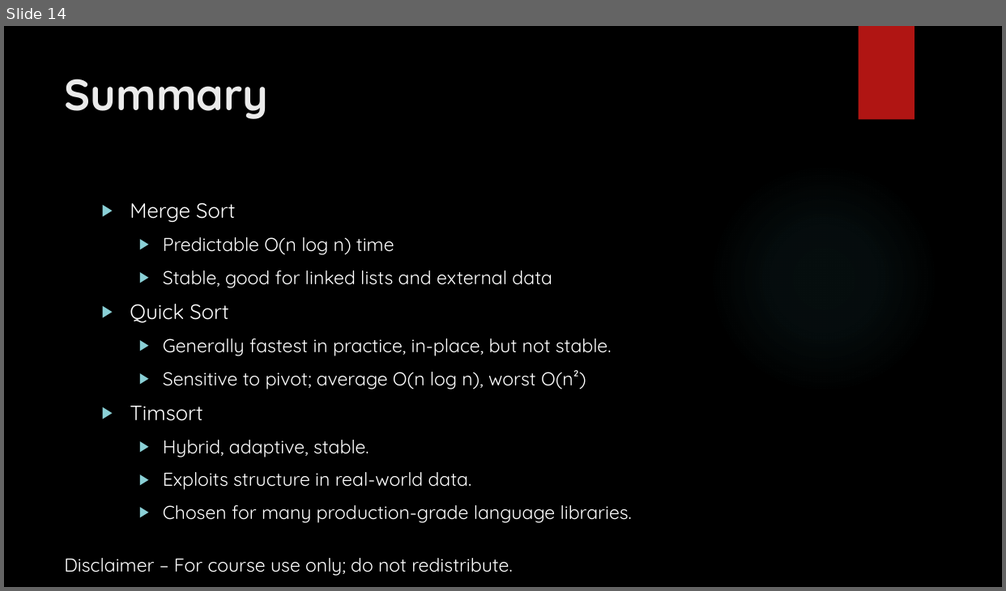
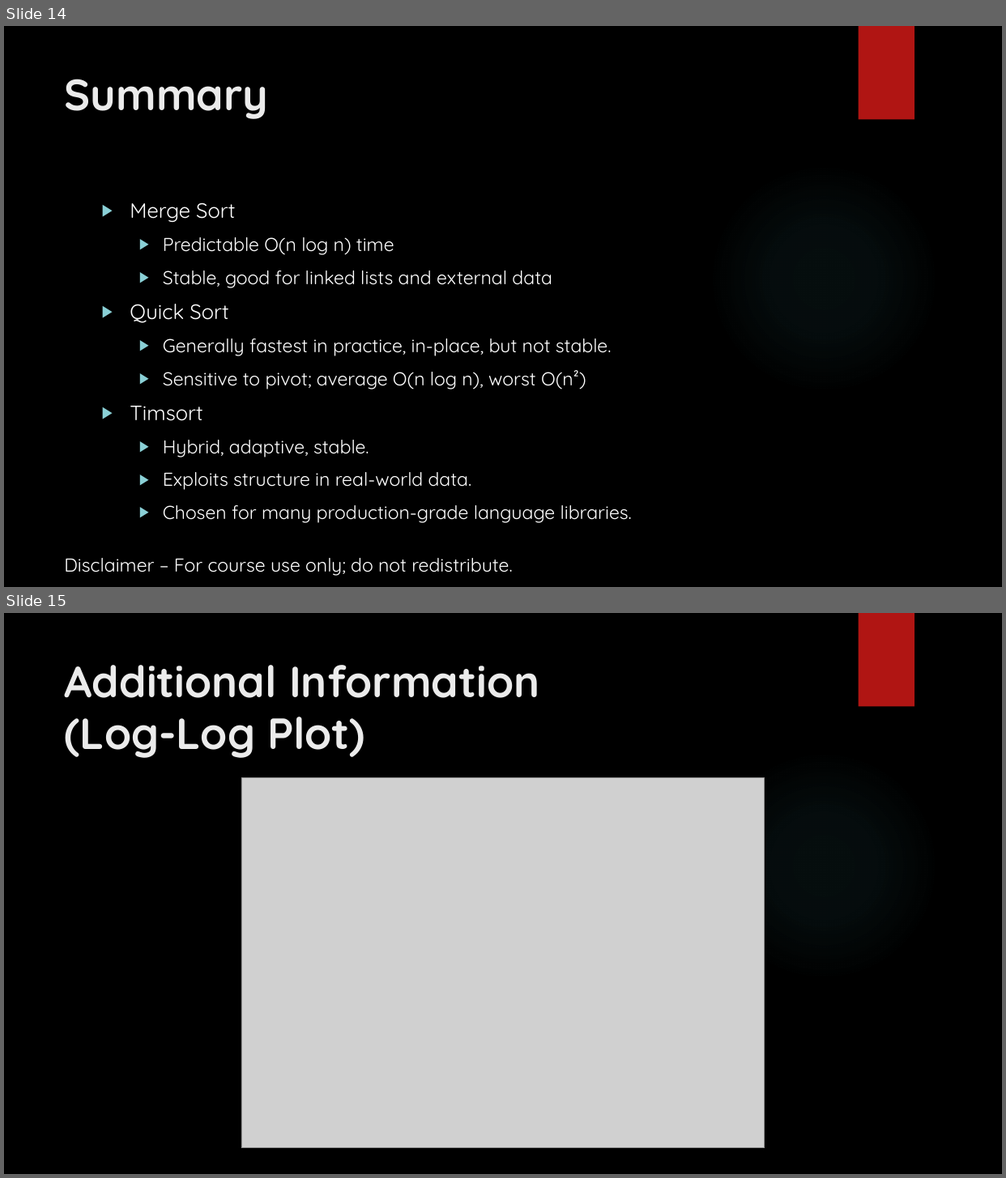
Before and after one commit to brpuneet898/mtech-oops-course-material, a slide deck: Week7/Week7_Slides.pptx. Shown one above the other, each under a label of ours: slide 14 before the commit, slides 14 and 15 after it. The pictures are 1006x591 and 1006x1178 pixels, drawn with LibreOffice and Linux fonts; fonts in the diff are those of the drawing; grey boxes stand for pictures; background and template pictures are left out. Boxes give left, top, right and bottom in pixels: in the first picture for what was removed or moved away, otherwise in the second. Text is boxed around its words. In the diff, an @@ line names an element or a change of style, - is before the commit and + after.

Commit message:
updated log log plot

```diff
--- a/Week7/Week7_Slides.pptx
+++ b/Week7/Week7_Slides.pptx
@@ slide 15 added at box(4, 613, 1002, 1174), background picture (left out); not listed: 2 template elements that a slide beside it also shows @@
@@ title added at box(65, 665, 539, 758), 42 pt, text #EBEBEB, bold @@
+Additional Information
+(Log-Log Plot)
@@ picture added at box(241, 777, 765, 1148) @@
```
